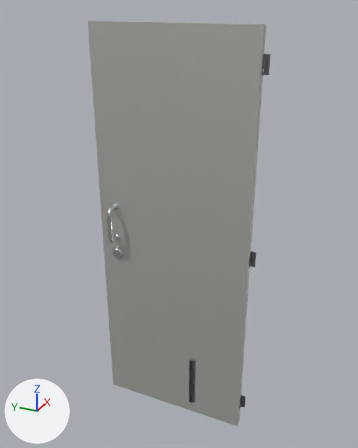
The Blender file MovistarExperience/StrangerThings/EscapeRoom/SM_Door/SM_Door.blend: old version first, new version second.
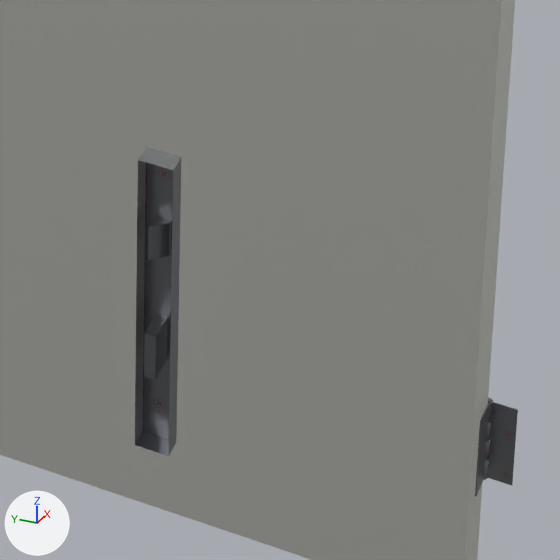
Old and new are each drawn whole from a 50 mm camera at (-0.268, -1.992, 2.199) aimed at (1.586, -1.157, 1.272) and again close up on the part from 47% to 70% of the width and 75% to 94% of the height. Every picture has the same lights, and +X, +Y and +Z are marked at lower left.

Objects in the first close-up: 'Puerta', 'PuertaArmado'.
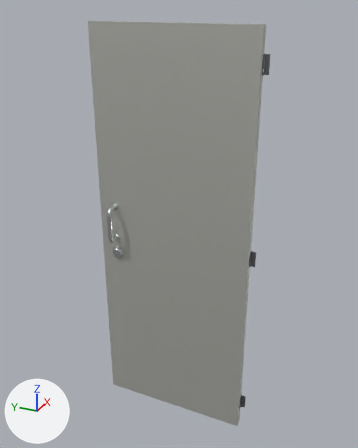
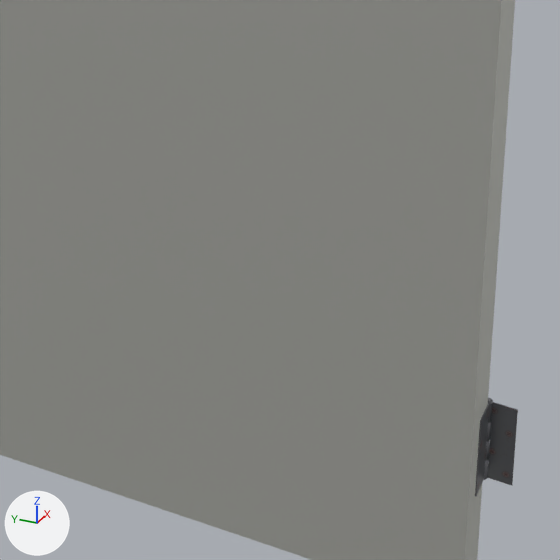
What differs and where, as boxes [x1, y1, x2, y2] in the close-ups (560 x 560 px):
'PuertaArmado', reshaped
    before: [135, 147, 518, 496]
    after: [475, 398, 518, 496]
part 1 of me_cylinder_001, deleted
    before: [135, 147, 181, 456]

Diff of the bpy script that builds the scene:
```diff
--- a/MovistarExperience/StrangerThings/EscapeRoom/SM_Door/SM_Door.blend.py
+++ b/MovistarExperience/StrangerThings/EscapeRoom/SM_Door/SM_Door.blend.py
@@ me_cylinder_001 @@
 me_cylinder_001.from_pydata(...)  # 1141 vertices, 1076 faces; spans x -0.01..0.82, y -0.82..0.05, z 0.11..1.99
 # used by ob_puertaarmado; parent = ob_sm_door; location = (1.799, -1.439, 0.000616); rotation_euler = (0.0, 0.0, -3.142), in degrees (0, 0, -180)
+# me_cylinder_001 part 1: the loose piece of 25 vertices spanning x 0.8..0.82, y 0.03..0.05, z 0.88..1.07 is deleted
 me_cylinder_001.materials.append(mat_m_door01)
```
